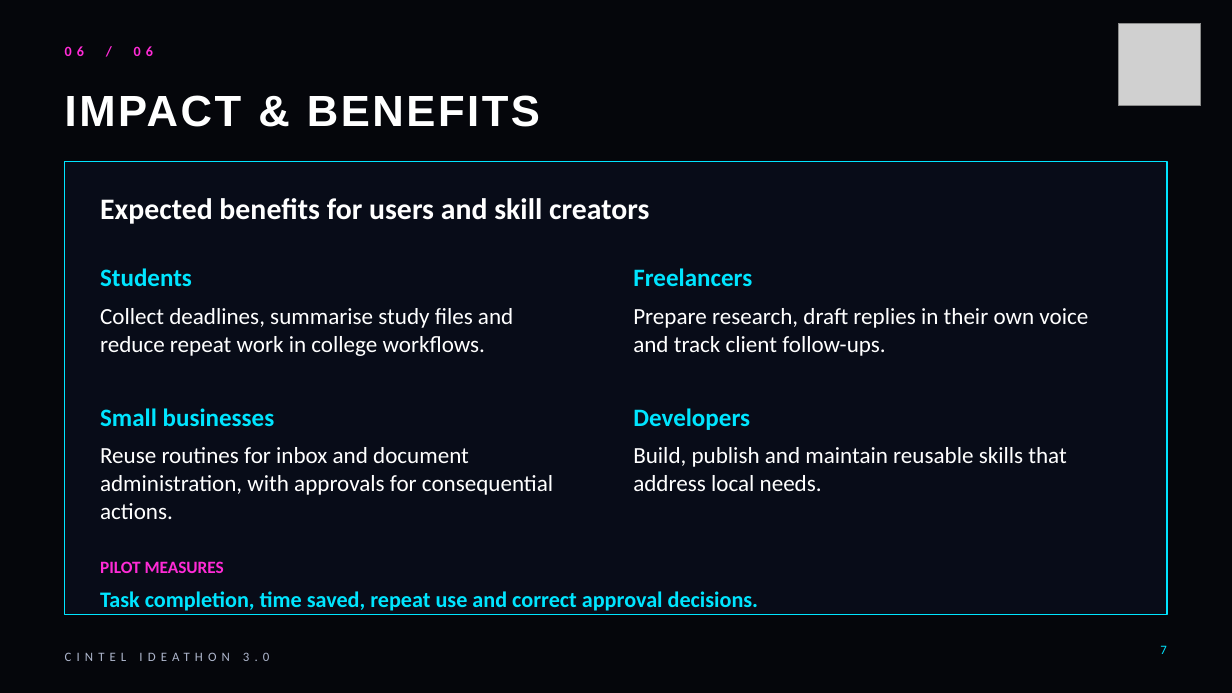
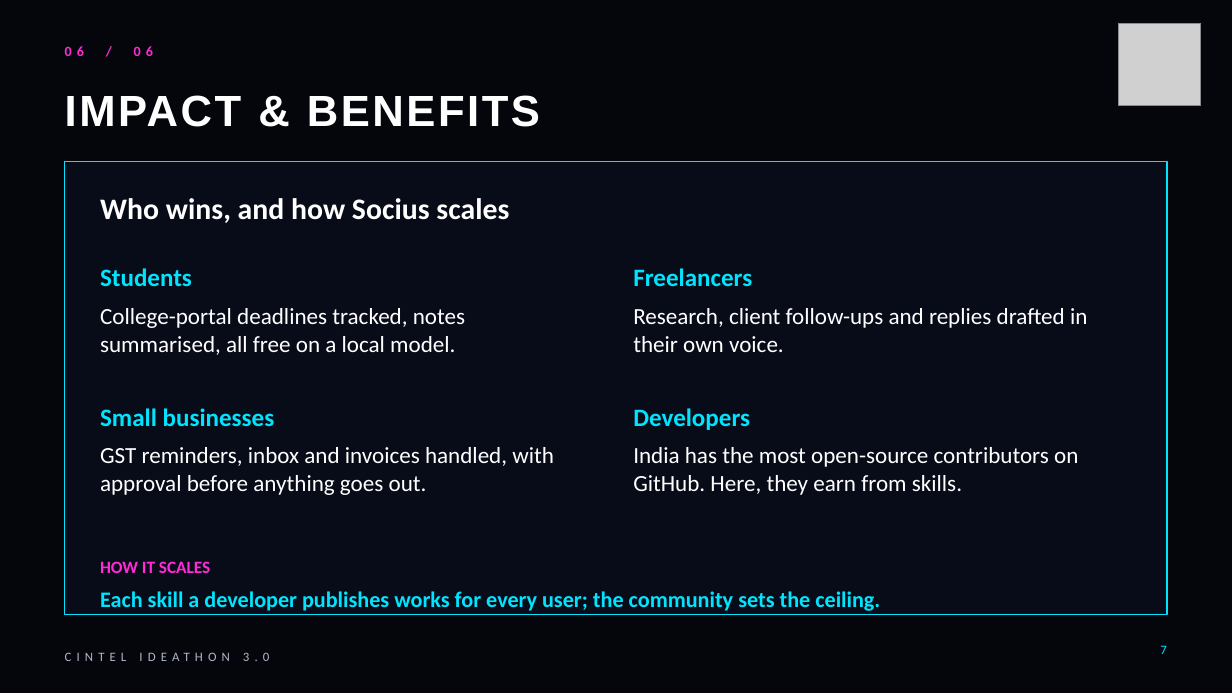
Before and after one commit to solnikhil/Socius, a slide deck: slide 7 of docs/pitch/ideathon-3.0/Socius_Ideathon_3.0_HQ_Final.pptx. Drawn at 1232x693 pixels with LibreOffice and Linux fonts; fonts in the diff are those of the drawing; grey boxes stand for pictures; background and template pictures are left out. Boxes give left, top, right and bottom in pixels: in the first picture for what was removed or moved away, otherwise in the second. Text is boxed around its words. In the diff, an @@ line names an element or a change of style, - is before the commit and + after.

```diff
--- a/docs/pitch/ideathon-3.0/Socius_Ideathon_3.0_HQ_Final.pptx
+++ b/docs/pitch/ideathon-3.0/Socius_Ideathon_3.0_HQ_Final.pptx
@@ text at (100, 198, 509, 223): text changed @@
-Expected benefits for users and skill creators
+Who wins, and how Socius scales
@@ text at (100, 308, 465, 355): text changed @@
-Collect deadlines, summarise study files and reduce repeat work in college workflows.
+College-portal deadlines tracked, notes summarised, all free on a local model.
@@ text at (633, 308, 1087, 352): text changed @@
-Prepare research, draft replies in their own voice and track client follow-ups.
+Research, client follow-ups and replies drafted in their own voice.
@@ text at (100, 447, 554, 495): text changed @@
-Reuse routines for inbox and document administration, with approvals for consequential actions.
+GST reminders, inbox and invoices handled, with approval before anything goes out.
@@ text at (633, 447, 1078, 495): text changed @@
-Build, publish and maintain reusable skills that address local needs.
+India has the most open-source contributors on GitHub. Here, they earn from skills.
@@ text at (100, 561, 210, 573): text changed @@
-PILOT MEASURES
+HOW IT SCALES
@@ text at (100, 591, 880, 611): text changed @@
-Task completion, time saved, repeat use and correct approval decisions.
+Each skill a developer publishes works for every user; the community sets the ceiling.
```
Also in this commit, not shown: 6 other slides changed, 10 other files.
